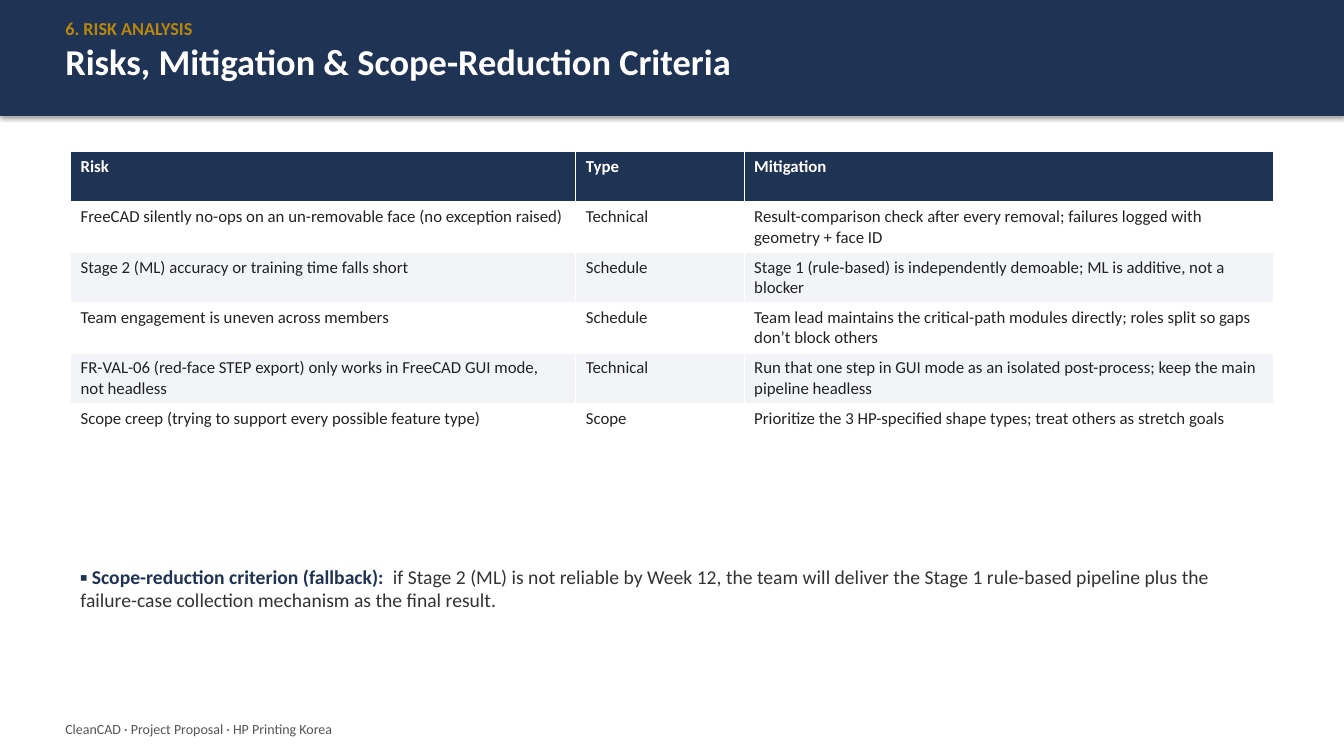
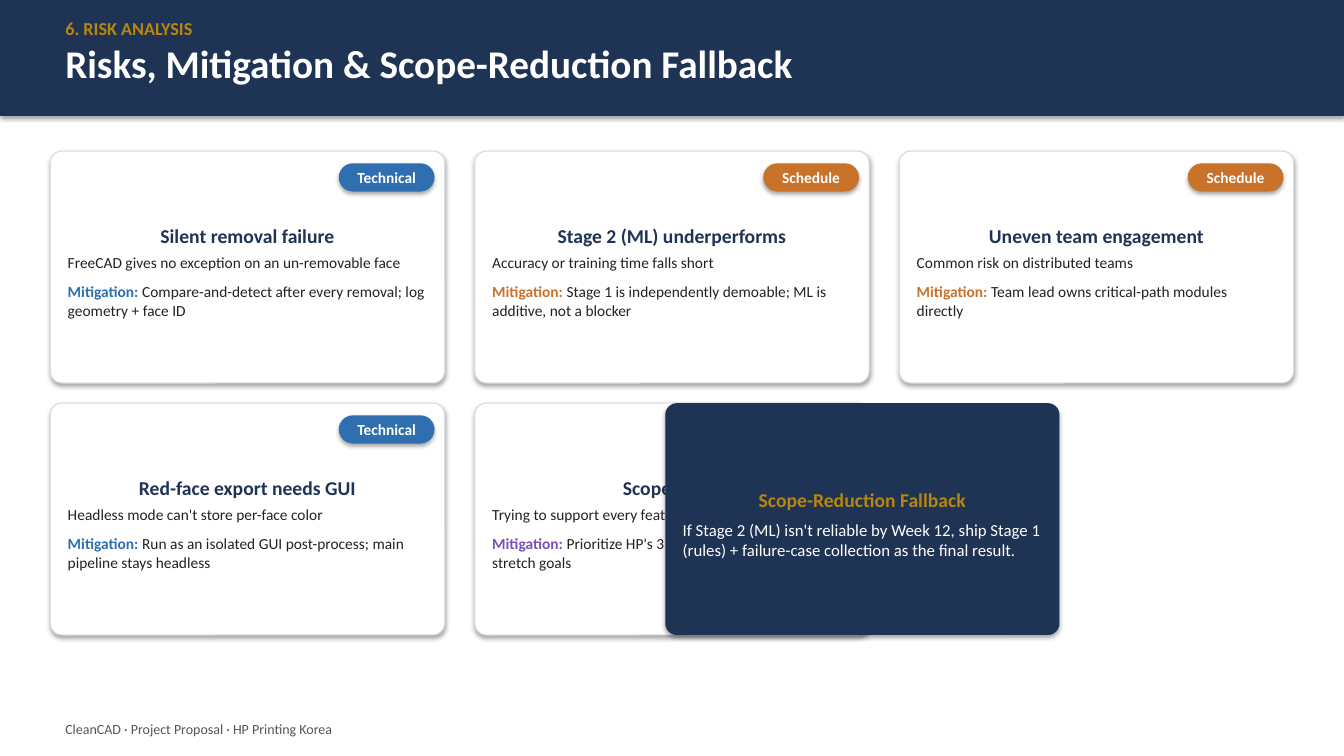
Before and after one commit to Junoh-Lee111/CapstoneProject-HP-Mold-Part-Defeaturing, a slide deck: slide 14 of docs/Project_Proposal.pptx (slide 13 before the commit). Drawn at 1344x756 pixels with LibreOffice and Linux fonts; fonts in the diff are those of the drawing. Boxes give left, top, right and bottom in pixels: in the first picture for what was removed or moved away, otherwise in the second. Text is boxed around its words. In the diff, an @@ line names an element or a change of style, - is before the commit and + after.

```diff
--- a/docs/Project_Proposal.pptx
+++ b/docs/Project_Proposal.pptx
@@ text at bbox=[65, 50, 792, 85]: text changed; size 26 to 28 pt @@
-Risks, Mitigation & Scope-Reduction Criteria
+Risks, Mitigation & Scope-Reduction Fallback
@@ rounded rectangle added at bbox=[50, 151, 445, 383], fill #FFFFFF, outline #DDDDDD 0.75 pt, 11 pt, text #222222 @@
+Silent removal failure
+FreeCAD gives no exception on an un-removable face
+Mitigation: Compare-and-detect after every removal; log geometry + face ID
@@ table removed at bbox=[71, 151, 1273, 454], 6 rows, 3 columns @@
-Risk | Type | Mitigation
-FreeCAD silently no-ops on an un-removable face (no exception raised) | Technical | Result-comparison check after every removal; failures logged with geometry + face ID
-Stage 2 (ML) accuracy or training time falls short | Schedule | Stage 1 (rule-based) is independently demoable; ML is additive, not a blocker
-Team engagement is uneven across members | Schedule | Team lead maintains the critical-path modules directly; roles split so gaps don’t block others
-FR-VAL-06 (red-face STEP export) only works in FreeCAD GUI mode, not headless | Technical | Run that one step in GUI mode as an isolated post-process; keep the main pipeline headless
-Scope creep (trying to support every possible feature type) | Scope | Prioritize the 3 HP-specified shape types; treat others as stretch goals
@@ rounded rectangle added at bbox=[339, 163, 435, 192], fill #2F6FB0, 11 pt, text #FFFFFF, bold @@
+Technical
@@ rounded rectangle added at bbox=[475, 151, 869, 383], fill #FFFFFF, outline #DDDDDD 0.75 pt, 11 pt, text #222222 @@
+Stage 2 (ML) underperforms
+Accuracy or training time falls short
+Mitigation: Stage 1 is independently demoable; ML is additive, not a blocker
@@ rounded rectangle added at bbox=[763, 163, 859, 192], fill #C9722A, 11 pt, text #FFFFFF, bold @@
+Schedule
@@ rounded rectangle added at bbox=[899, 151, 1294, 383], fill #FFFFFF, outline #DDDDDD 0.75 pt, 11 pt, text #222222 @@
+Uneven team engagement
+Common risk on distributed teams
+Mitigation: Team lead owns critical-path modules directly
@@ rounded rectangle added at bbox=[1188, 163, 1284, 192], fill #C9722A, 11 pt, text #FFFFFF, bold @@
+Schedule
@@ rounded rectangle added at bbox=[50, 403, 445, 635], fill #FFFFFF, outline #DDDDDD 0.75 pt, 11 pt, text #222222 @@
+Red-face export needs GUI
+Headless mode can't store per-face color
+Mitigation: Run as an isolated GUI post-process; main pipeline stays headless
@@ rounded rectangle added at bbox=[339, 415, 435, 444], fill #2F6FB0, 11 pt, text #FFFFFF, bold @@
+Technical
@@ rounded rectangle added at bbox=[475, 403, 869, 635], fill #FFFFFF, outline #DDDDDD 0.75 pt, 11 pt, text #222222 @@
+Scope creep
+Trying to support every feature type
+Mitigation: Prioritize HP's 3 named shape types; rest are stretch goals
@@ rounded rectangle added at bbox=[665, 403, 1060, 635], fill #1F3354, 12 pt, text #FFFFFF @@
+Scope-Reduction Fallback
+If Stage 2 (ML) isn't reliable by Week 12, ship Stage 1 (rules) + failure-case collection as the final result.
@@ rounded rectangle added at bbox=[763, 415, 859, 444], fill #7A4FB5 @@
@@ text removed at bbox=[80, 569, 1209, 607] @@
-▪ Scope-reduction criterion (fallback): if Stage 2 (ML) is not reliable by Week 12, the team will deliver the Stage 1 rule-based pipeline plus the failure-case collection mechanism as the final result.
```
Also in this commit, not shown: 15 other slides changed, 1 slide added, 6 other files.
